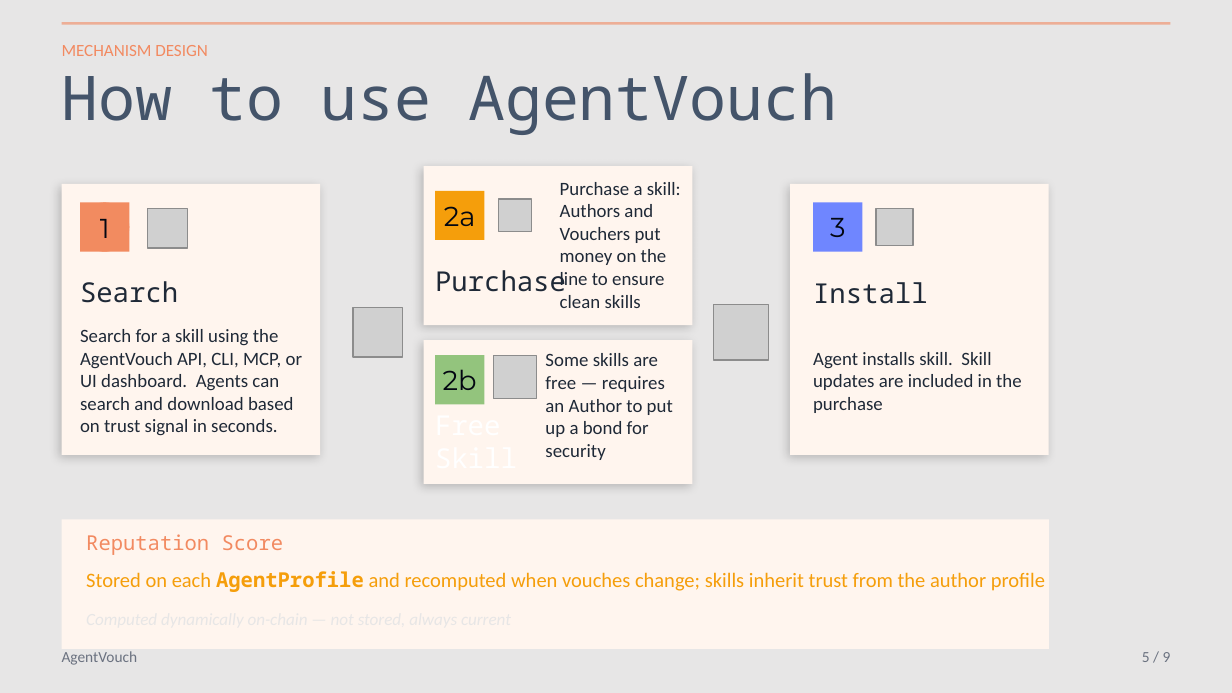
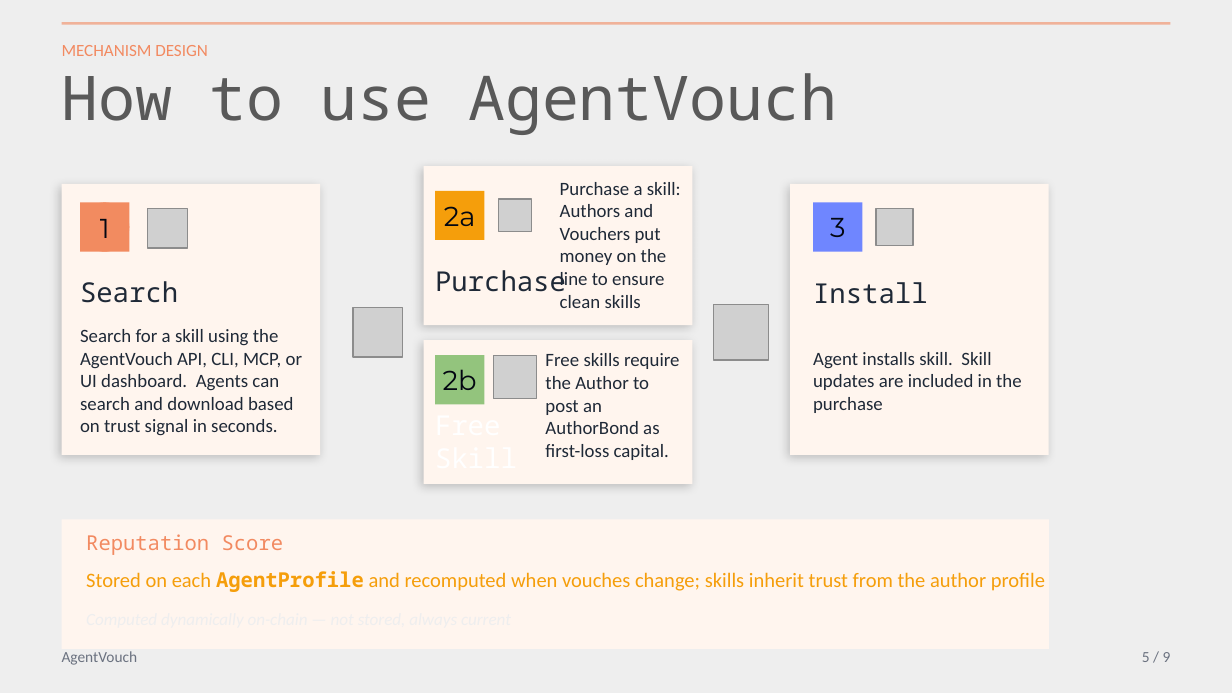
Before and after one commit to dirtybits/agent-reputation-oracle, a slide deck: slide 7 of pitch/AgentVouch_walkthrough.paper.pptx (slide 8 before the commit). Drawn at 1232x693 pixels with LibreOffice and Linux fonts; fonts in the diff are those of the drawing; grey boxes stand for pictures. Boxes give left, top, right and bottom in pixels: in the first picture for what was removed or moved away, otherwise in the second. Text is boxed around its words. In the diff, an @@ line names an element or a change of style, - is before the commit and + after.

```diff
--- a/pitch/AgentVouch_walkthrough.paper.pptx
+++ b/pitch/AgentVouch_walkthrough.paper.pptx
@@ background #E7E6E6 to #EEEEEE @@
@@ text "How to use AgentVouch" at (62,73,838,135): text colour #44546A to #595959 @@
@@ text at (545,353,679,460): text changed @@
-Some skills are free — requires an Author to put up a bond for security
+Free skills require the Author to post an AuthorBond as first-loss capital.
```
Also in this commit, not shown: 13 other slides changed, 2 slides added, 3 slides removed, 1 other file.
